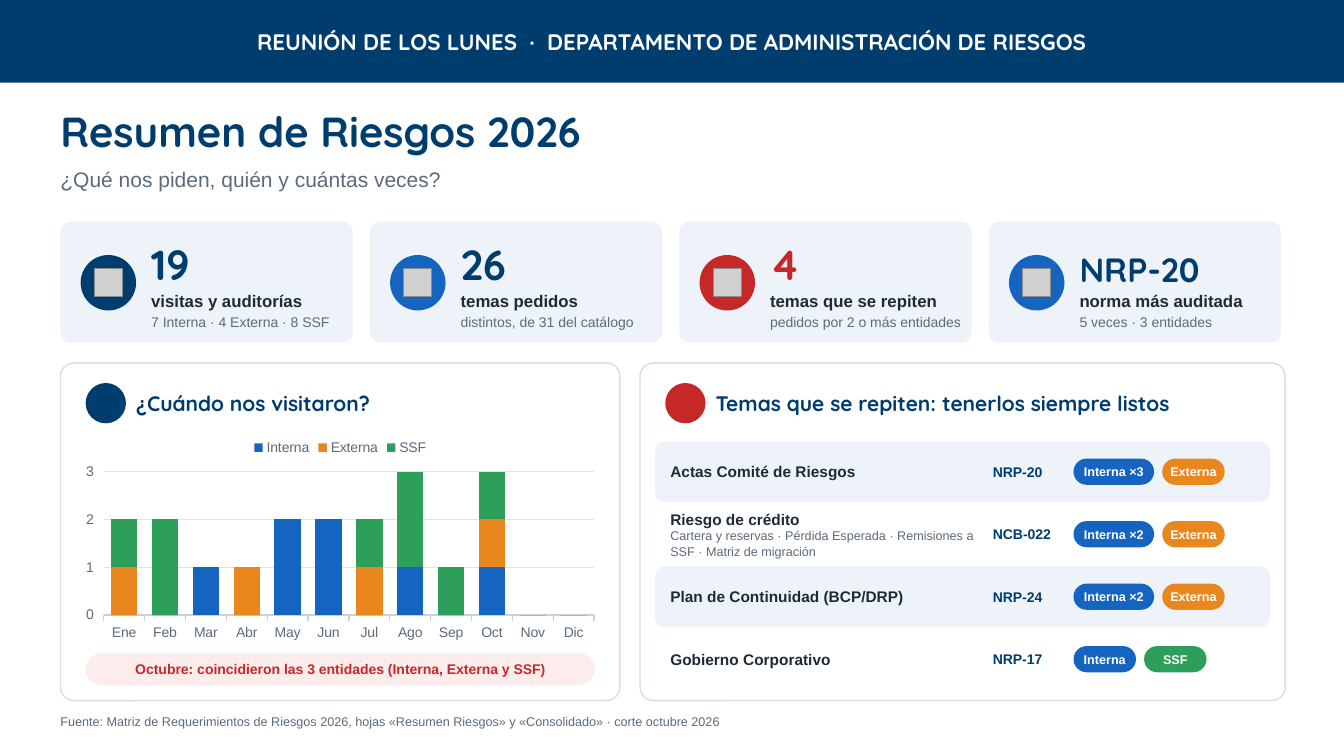
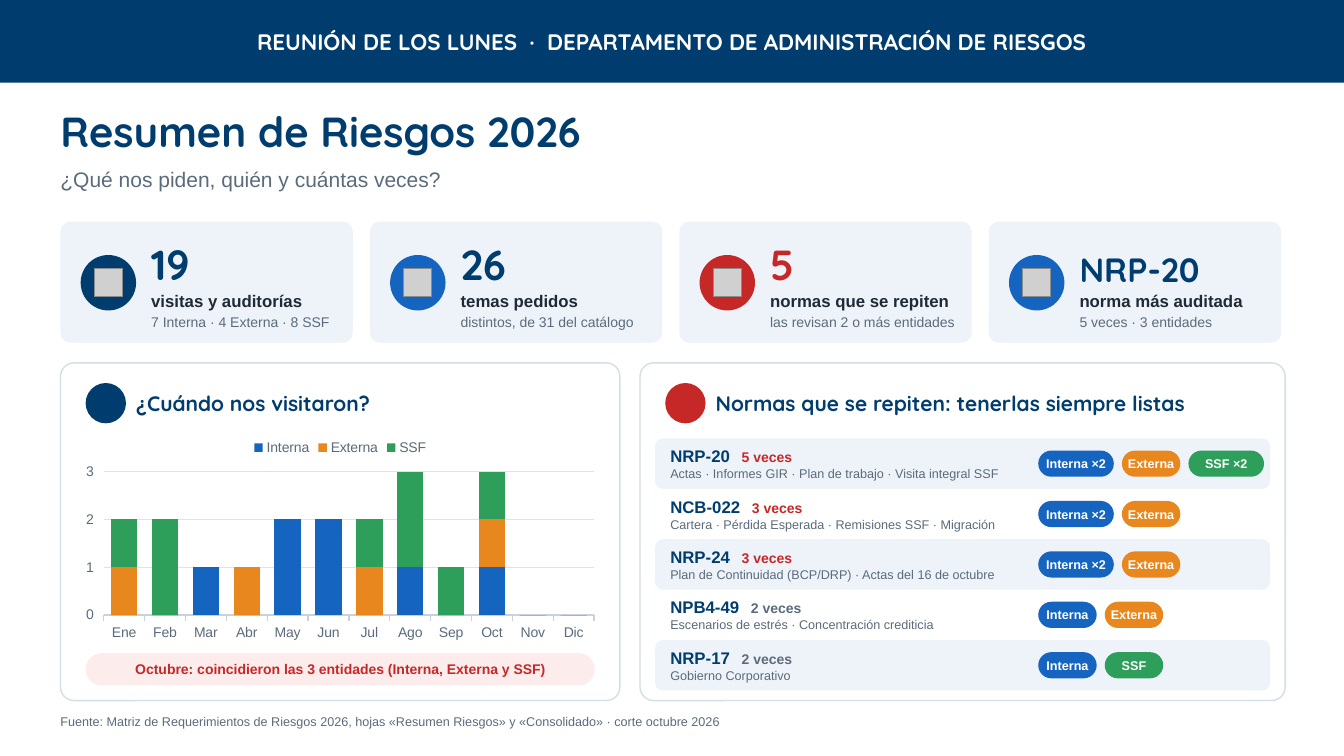
Before and after one commit to menjivar201280/riesgo, a slide deck: slide 1 of presentacion-lunes/Resumen_Riesgos_2026_Opcion_A.pptx. Drawn at 1344x756 pixels with LibreOffice and Linux fonts; fonts in the diff are those of the drawing; grey boxes stand for pictures; background and template pictures are left out. Boxes give left, top, right and bottom in pixels: in the first picture for what was removed or moved away, otherwise in the second. Text is boxed around its words. In the diff, an @@ line names an element or a change of style, - is before the commit and + after.

```diff
--- a/presentacion-lunes/Resumen_Riesgos_2026_Opcion_A.pptx
+++ b/presentacion-lunes/Resumen_Riesgos_2026_Opcion_A.pptx
@@ text at [770, 250, 794, 281]: text changed @@
-4
+5
@@ text at [770, 295, 949, 311]: text changed @@
-temas que se repiten
+normas que se repiten
@@ text at [770, 316, 955, 327]: text changed @@
-pedidos por 2 o más entidades
+las revisan 2 o más entidades
@@ text at [716, 395, 1185, 415]: text changed @@
-Temas que se repiten: tenerlos siempre listos
+Normas que se repiten: tenerlas siempre listas
@@ rounded rectangle: place and size @@
-rounded rectangle at [655, 442, 1270, 502]
+rounded rectangle at [655, 439, 1270, 489]
@@ text at [670, 450, 999, 481]: text changed; size 11 to 9 pt; text colour #1F2A37 to #5B6B7B; bold off @@
-Actas Comité de Riesgos
+NRP-20 5 veces
+Actas · Informes GIR · Plan de trabajo · Visita integral SSF
@@ text removed at [993, 467, 1043, 477] @@
-NRP-20
@@ rounded rectangle "Interna ×2": place and size @@
-rounded rectangle "Interna ×2" at [1074, 459, 1154, 485]
+rounded rectangle "Interna ×2" at [1038, 451, 1114, 477]
@@ text in rounded rectangle at [1046, 459, 1106, 468]: text changed @@
-Interna ×3
+Interna ×2
@@ rounded rectangle "Externa": place and size @@
-rounded rectangle "Externa" at [1163, 459, 1225, 485]
+rounded rectangle "Externa" at [1122, 451, 1181, 477]
@@ rounded rectangle added at [1189, 451, 1264, 477], fill #2E9E5B, 9 pt, text #FFFFFF, bold @@
+SSF ×2
@@ text at [670, 501, 996, 532]: text changed @@
-Riesgo de crédito
-Cartera y reservas · Pérdida Esperada · Remisiones a SSF · Matriz de migración
+NCB-022 3 veces
+Cartera · Pérdida Esperada · Remisiones SSF · Migración
@@ rounded rectangle "Interna ×2": place and size @@
-rounded rectangle "Interna ×2" at [1074, 521, 1154, 547]
+rounded rectangle "Interna ×2" at [1038, 501, 1114, 527]
@@ rounded rectangle "Externa": place and size @@
-rounded rectangle "Externa" at [1163, 521, 1225, 547]
+rounded rectangle "Externa" at [1122, 501, 1181, 527]
@@ rounded rectangle: place and size @@
-rounded rectangle at [655, 567, 1270, 627]
+rounded rectangle at [655, 539, 1270, 590]
@@ text removed at [993, 529, 1051, 539] @@
-NCB-022
@@ text at [670, 551, 995, 582]: text changed; size 11 to 9 pt; text colour #1F2A37 to #5B6B7B; bold off @@
-Plan de Continuidad (BCP/DRP)
+NRP-24 3 veces
+Plan de Continuidad (BCP/DRP) · Actas del 16 de octubre
@@ rounded rectangle "Interna ×2": place and size @@
-rounded rectangle "Interna ×2" at [1074, 584, 1154, 610]
+rounded rectangle "Interna ×2" at [1038, 552, 1114, 578]
@@ rounded rectangle added at [1122, 552, 1181, 578], fill #E8871E, 9 pt, text #FFFFFF, bold @@
+Externa
@@ text removed at [993, 592, 1043, 602] @@
-NRP-24
@@ text added at [670, 601, 934, 629], 9 pt, text #5B6B7B @@
+NPB4-49 2 veces
+Escenarios de estrés · Concentración crediticia
@@ rounded rectangle added at [1038, 602, 1097, 628], fill #1565C0, 9 pt, text #FFFFFF, bold @@
+Interna
@@ rounded rectangle "Externa": place and size @@
-rounded rectangle "Externa" at [1163, 584, 1225, 610]
+rounded rectangle "Externa" at [1105, 602, 1164, 628]
@@ rounded rectangle added at [655, 640, 1270, 691], fill #EEF3F9 @@
@@ text at [670, 652, 792, 664]: paragraph added @@
+NRP-17 2 veces
@@ text removed at [993, 654, 1043, 664] @@
-NRP-17
@@ rounded rectangle "Interna": place and size @@
-rounded rectangle "Interna" at [1074, 646, 1136, 673]
+rounded rectangle "Interna" at [1038, 652, 1097, 679]
@@ rounded rectangle "SSF": place and size @@
-rounded rectangle "SSF" at [1144, 646, 1207, 673]
+rounded rectangle "SSF" at [1105, 652, 1164, 679]
@@ text at [670, 671, 791, 683]: size 11 to 9 pt, text colour #1F2A37 to #5B6B7B, bold off in "Gobierno Corporativo" @@
```
Also in this commit, not shown: 5 other files.
